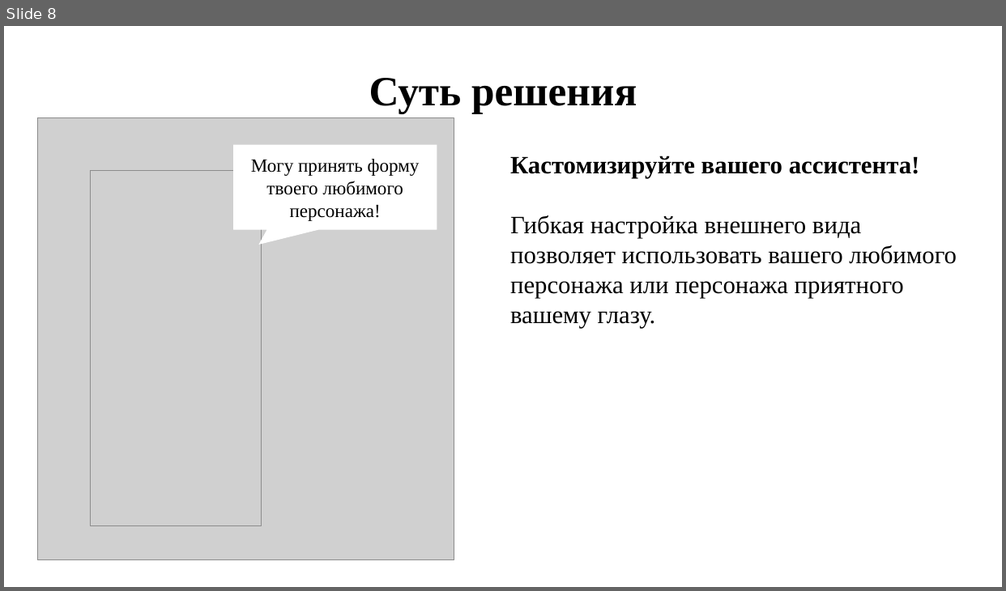
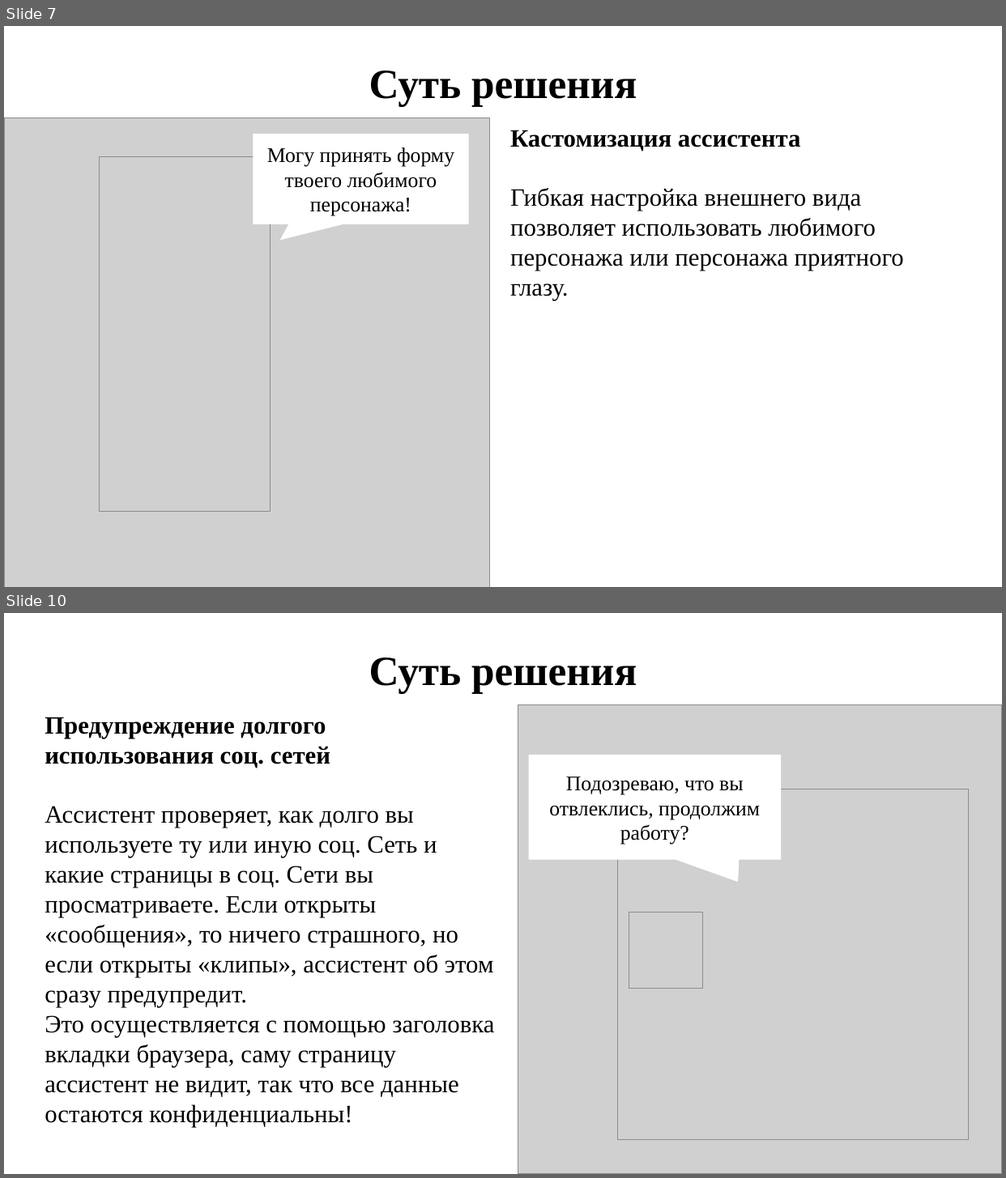
Before and after one commit to DronSyperlol/VirtualCurator, a slide deck: Docs/Presentation.pptx. Shown one above the other, each under a label of ours: slide 8 before the commit, slides 7 and 10 after it; the slides between them are not shown. The pictures are 1006x591 and 1006x1178 pixels, drawn with LibreOffice and Linux fonts; fonts in the diff are those of the drawing; grey boxes stand for pictures. Boxes give left, top, right and bottom in pixels: in the first picture for what was removed or moved away, otherwise in the second. Text is boxed around its words. In the diff, an @@ line names an element or a change of style, - is before the commit and + after.

Commit message:
Добавлена суть решения

```diff
--- a/Docs/Presentation.pptx
+++ b/Docs/Presentation.pptx
@@ slide 10 added at bbox=[4, 613, 1002, 1174], background #FFFFFF @@
@@ text added at bbox=[369, 658, 637, 694], 40 pt, text #000000, bold @@
+Суть решения
@@ picture added at bbox=[518, 705, 1002, 1174] @@
@@ text added at bbox=[44, 717, 494, 1127], 24 pt, text #000000 @@
+Предупреждение долгого использования соц. сетей
+Ассистент проверяет, как долго вы используете ту или иную соц. Сеть и какие страницы в соц. Сети вы просматриваете. Если открыты «сообщения», то ничего страшного, но если открыты «клипы», ассистент об этом сразу предупредит.
+Это осуществляется с помощью заголовка вкладки браузера, саму страницу ассистент не видит, так что все данные остаются конфиденциальны!
@@ speech box added at bbox=[529, 756, 780, 859], fill #FFFFFF, outline #FFFFFF 0.75 pt, 20 pt, text #000000 @@
+Подозреваю, что вы отвлеклись, продолжим работу?
@@ picture added at bbox=[618, 790, 969, 1141] @@
@@ picture added at bbox=[629, 913, 702, 989] @@
@@ what was slide 8 is now slide 7 @@
@@ slide 7 changed as well @@
@@ text "Суть решения": place and size @@
-text "Суть решения" at bbox=[369, 78, 637, 113]
+text "Суть решения" at bbox=[369, 71, 637, 107]
@@ picture: place and size @@
-picture at bbox=[38, 118, 454, 560]
+picture at bbox=[4, 118, 490, 587]
@@ speech box "Могу принять форму твоего любимого ...": place and size @@
-speech box "Могу принять форму твоего любимого ..." at bbox=[234, 145, 437, 229]
+speech box "Могу принять форму твоего любимого ..." at bbox=[253, 134, 468, 224]
@@ speech box "Могу принять форму твоего любимого ..." at bbox=[253, 134, 468, 224]: size 18 to 20 pt @@
@@ text at bbox=[510, 130, 904, 301]: text changed @@
-Кастомизируйте вашего ассистента!
-Гибкая настройка внешнего вида позволяет использовать вашего любимого персонажа или персонажа приятного вашему глазу.
+Кастомизация ассистента
+Гибкая настройка внешнего вида позволяет использовать любимого персонажа или персонажа приятного глазу.
@@ picture: place and size @@
-picture at bbox=[91, 171, 262, 527]
+picture at bbox=[100, 156, 270, 512]
```
Also in this commit, not shown: 4 other slides changed, 6 other slides added, 4 slides removed.
